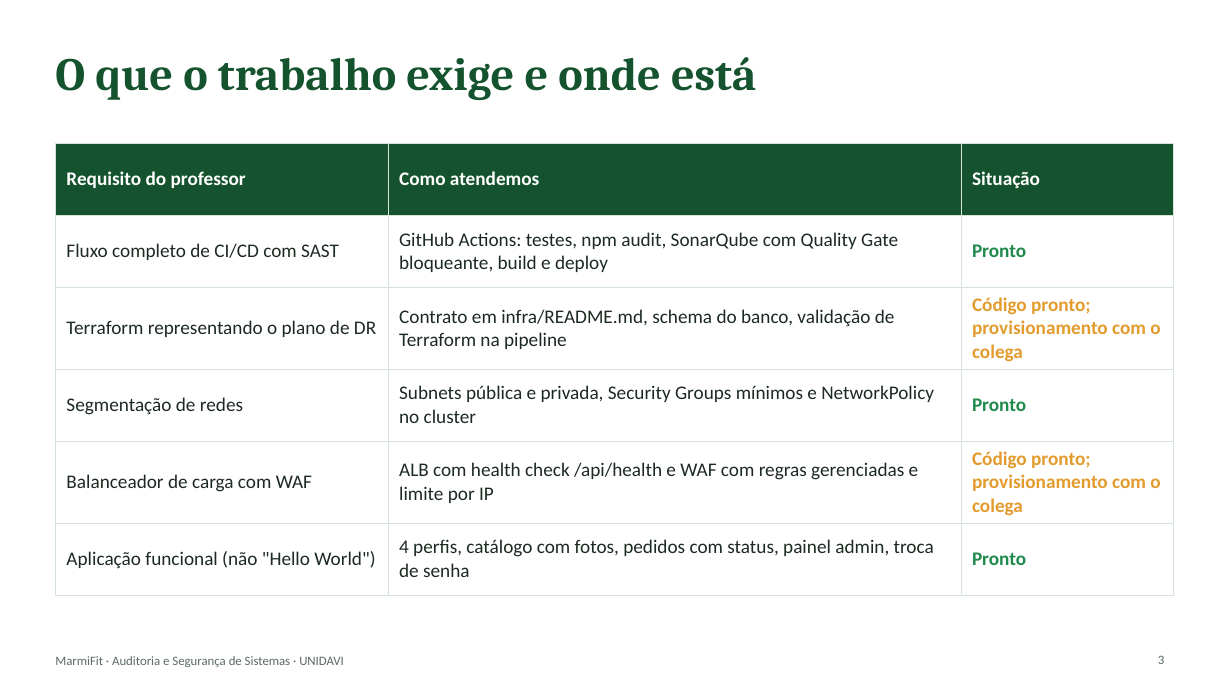
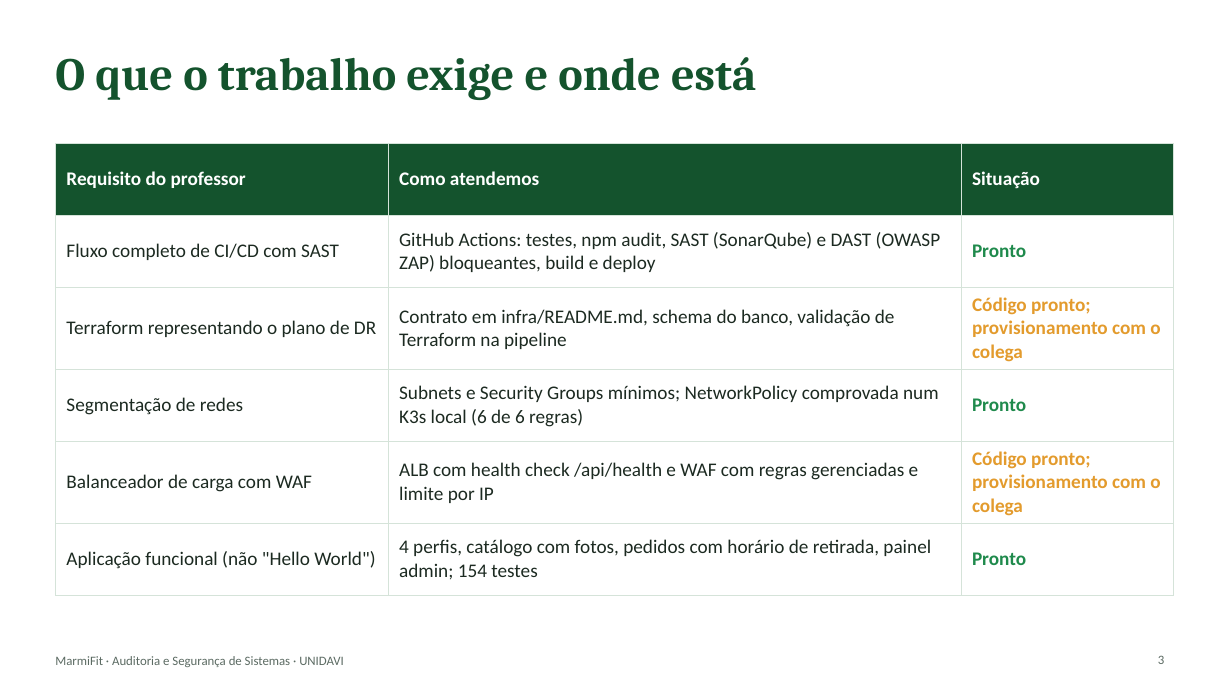
Before and after one commit to 1GustavoBorgonha1/aplicacao_tb_fnl_si, a slide deck: slide 3 of docs/apresentacao/MarmiFit-apresentacao.pptx. Drawn at 1232x693 pixels with LibreOffice and Linux fonts; fonts in the diff are those of the drawing. Boxes give left, top, right and bottom in pixels: in the first picture for what was removed or moved away, otherwise in the second. Text is boxed around its words. In the diff, an @@ line names an element or a change of style, - is before the commit and + after.

```diff
--- a/docs/apresentacao/MarmiFit-apresentacao.pptx
+++ b/docs/apresentacao/MarmiFit-apresentacao.pptx
@@ table at [55, 143, 1174, 584] @@
-row 2, column 2: GitHub Actions: testes, npm audit, SonarQube com Quality Gate bloqueante, build e deploy
+row 2, column 2: GitHub Actions: testes, npm audit, SAST (SonarQube) e DAST (OWASP ZAP) bloqueantes, build e deploy
-row 4, column 2: Subnets pública e privada, Security Groups mínimos e NetworkPolicy no cluster
+row 4, column 2: Subnets e Security Groups mínimos; NetworkPolicy comprovada num K3s local (6 de 6 regras)
-row 6, column 2: 4 perfis, catálogo com fotos, pedidos com status, painel admin, troca de senha
+row 6, column 2: 4 perfis, catálogo com fotos, pedidos com horário de retirada, painel admin; 154 testes
```
Also in this commit, not shown: 7 other slides changed, 1 slide added, 1 other file.
